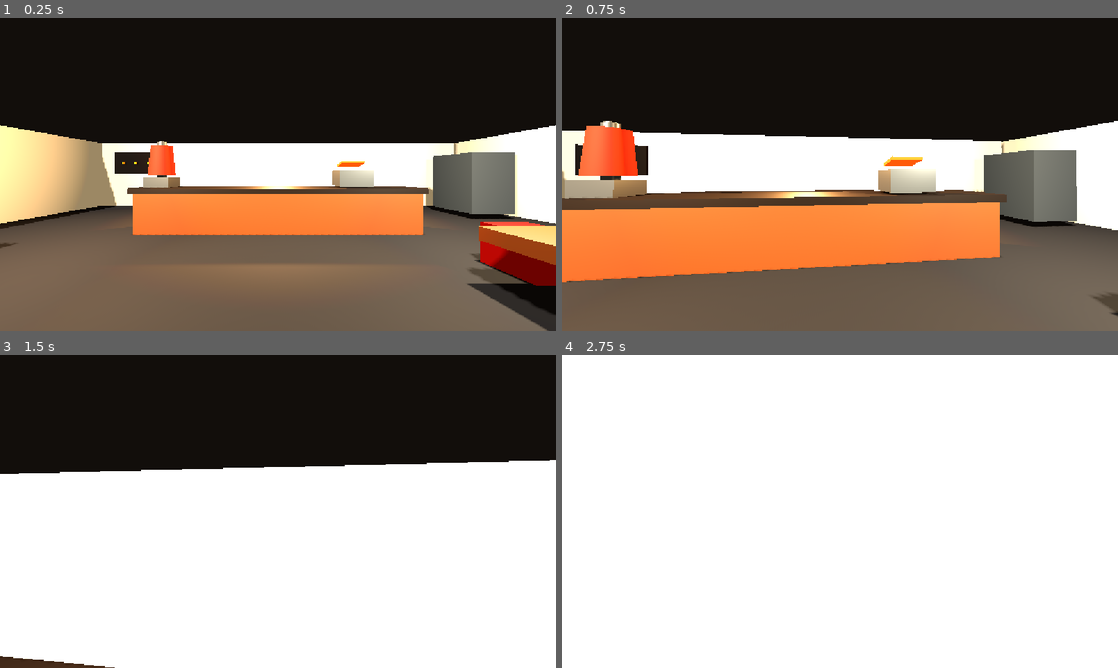
Above: before the commit, frames 1-4 (two rows, left to right).
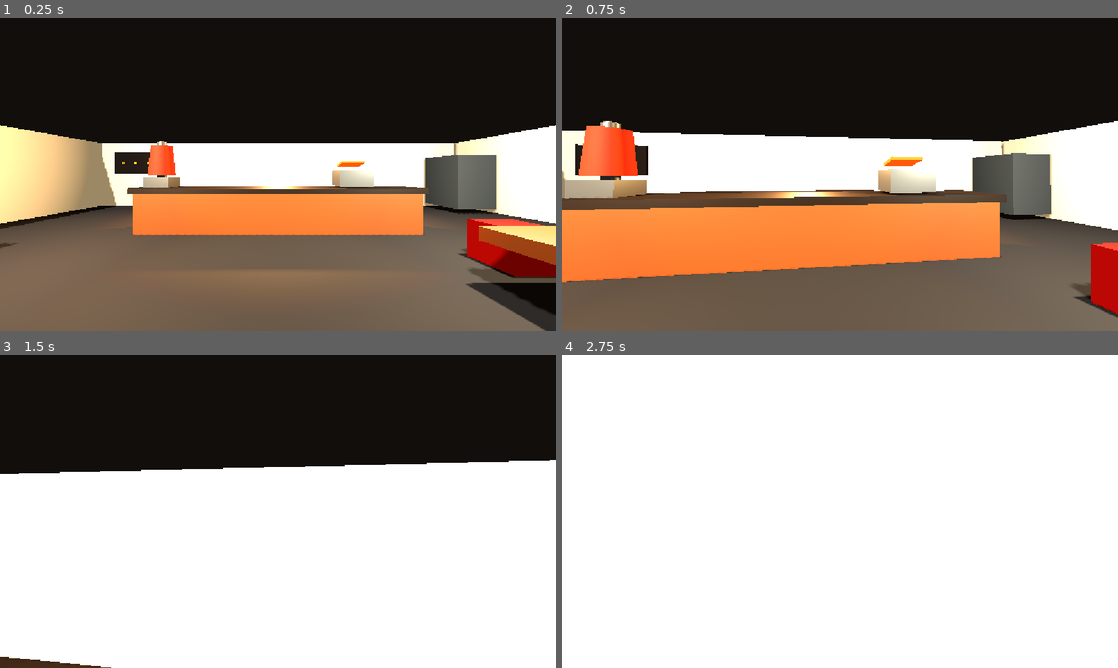
Above: after the commit, the same moments.

Repository: leon-beyleroglu/kebabcity
Game: Godot game, scene res://kebab_shop.tscn
Two runs of this game, one before a commit and one after it. Both use one fixed random seed, a clock stepped at 60 frames per second and the inputs below.
Inputs (mouse positions are in pixels of both pictures, inside the frame that each line leads up to):
- Up to frame 1 (0.25 s): no input
- Up to frame 2 (0.75 s): tap Enter at 0.5 s; move the mouse to (867, 174) at 0.52 s; hold W (move_forward) from 0.53 s (still down); hold Shift (sprint) from 0.53 s (still down); click (867, 174) at 0.67 s
- Up to frame 3 (1.5 s): keep holding W (move_forward); tap Space (jump) at 0.77 s; move the mouse to (250, 511) at 1.27 s; release Shift (sprint) at 1.28 s; tap Shift (sprint) at 1.35 s
- Up to frame 4 (2.75 s): keep holding W (move_forward); tap Space (jump) at 1.52, 2 s; move the mouse to (851, 505) at 2.02 s; hold Shift (sprint) from 2.03 s (still down)

The runs differ from the first frame. In frame 1, 2.4% of the frame differs, in the area x 29-100%, y 39-100%; in frame 2, 3.7%, in the area x 9-100%, y 33-96%; in frame 3, less than 0.1%; in frame 4, nothing differs.

Commit message:
innenraum fix

Diff:
--- a/kebab_shop.tscn
+++ b/kebab_shop.tscn
@@ -92,6 +92,9 @@
 transparency = 1
 albedo_color = Color(0.18, 0.48, 0.62, 0.22)
 roughness = 0.15
+
+[sub_resource type="StandardMaterial3D" id="StandardMaterial3D_hsot5"]
+albedo_color = Color(0.6627451, 0.61960787, 0.54509807, 1)
 
 [sub_resource type="StandardMaterial3D" id="MatRed"]
 albedo_color = Color(0.55, 0.06, 0.035, 1)
@@ -204,7 +207,12 @@
 mesh = SubResource("BoxSmall")
 
 [node name="KitchenBackShelf" type="MeshInstance3D" parent="." unique_id=1005955309]
-transform = Transform3D(7, 0, 0, 0, 0.25, 0, 0, 0, 0.35, -0.91877294, 0.9611652, -5.5760846)
+transform = Transform3D(7, 0, 0, 0, 0.25, 0, 0, 0, 1.15, -0.91877294, 0.9611652, -5.170214)
+material_override = SubResource("StandardMaterial3D_t8aj2")
+mesh = SubResource("BoxSmall")
+
+[node name="KitchenBackShelf2" type="MeshInstance3D" parent="." unique_id=1157267575]
+transform = Transform3D(6, 0, 0, 0, 1, 0, 0, 0, 1, -0.91877294, 0.54147387, -5.170214)
 material_override = SubResource("StandardMaterial3D_t8aj2")
 mesh = SubResource("BoxSmall")
 
@@ -240,12 +248,12 @@
 transform = Transform3D(1, 0, 0, 0, 1, 0, 0, 0, 1, 7.5, 1.35, -3.8)
 
 [node name="Mesh" type="MeshInstance3D" parent="Fridge" unique_id=507782226]
-transform = Transform3D(1.5, 0, 0, 0, 2.7, 0, 0, 0, 1.8, 0, 0, 0)
+transform = Transform3D(1.5, 0, 0, 0, 2.7, 0, 0, 0, 1.8, 0.36563778, 0, -0.97055507)
 material_override = SubResource("MatMetal")
 mesh = SubResource("BoxSmall")
 
 [node name="Collision" type="CollisionShape3D" parent="Fridge" unique_id=1448463917]
-transform = Transform3D(1.5, 0, 0, 0, 2.7, 0, 0, 0, 1.8, 0, 0, 0)
+transform = Transform3D(1.5, 0, 0, 0, 2.7, 0, 0, 0, 1.8, 0.35536575, 0, -0.9695904)
 shape = SubResource("ShapeSmall")
 
 [node name="WindowLeft" type="MeshInstance3D" parent="." unique_id=1551778343]
@@ -258,9 +266,9 @@
 material_override = SubResource("MatGlass")
 mesh = SubResource("BoxSmall")
 
-[node name="Sign" type="MeshInstance3D" parent="." unique_id=1983536484]
-transform = Transform3D(2.7, 0, 0, 0, 0.55, 0, 0, 0, 0.15, 0, 2.65, 5.72)
-material_override = SubResource("MatSign")
+[node name="eingang oben" type="MeshInstance3D" parent="." unique_id=1983536484]
+transform = Transform3D(2.7, 0, 0, 0, 0.55, 0, 0, 0, 0.25, 0, 2.9801617, 5.876078)
+material_override = SubResource("StandardMaterial3D_hsot5")
 mesh = SubResource("BoxSmall")
 
 [node name="Table1" type="StaticBody3D" parent="." unique_id=817401843]
@@ -272,7 +280,7 @@
 mesh = SubResource("BoxSmall")
 
 [node name="Collision" type="CollisionShape3D" parent="Table1" unique_id=1909829891]
-transform = Transform3D(2.2, 0, 0, 0, 0.25, 0, 0, 0, 1.4, -2.395092, 0, 0.45026731)
+transform = Transform3D(2.2, 0, 0, 0, 0.25, 0, 0, 0, 1.4, -2.395092, 0, 0.48070765)
 shape = SubResource("ShapeSmall")
 
 [node name="Table2" type="StaticBody3D" parent="." unique_id=858128262]
@@ -298,31 +306,31 @@
 mesh = SubResource("BoxSmall")
 
 [node name="Chair2" type="MeshInstance3D" parent="." unique_id=1439333001]
-transform = Transform3D(0.8, 0, 0, 0, 0.9, 0, 0, 0, 0.8, 4, 0.45, 0.9656968)
+transform = Transform3D(0.8, 0, 0, 0, 0.9, 0, 0, 0, 0.8, 4, 0.45, 0.7155018)
 material_override = SubResource("MatRed")
 mesh = SubResource("BoxSmall")
 
 [node name="Chair4" type="MeshInstance3D" parent="." unique_id=1044669613]
-transform = Transform3D(0.8, 0, 0, 0, 0.9, 0, 0, 0, 0.8, 4, 0.45, 3.2070713)
+transform = Transform3D(0.8, 0, 0, 0, 0.9, 0, 0, 0, 0.8, 4, 0.45, 3.2978742)
 material_override = SubResource("MatRed")
 mesh = SubResource("BoxSmall")
 
 [node name="CeilingLight1" type="OmniLight3D" parent="." unique_id=1822949857]
-transform = Transform3D(1, 0, 0, 0, 1, 0, 0, 0, 1, -4, 2.9, 1)
+transform = Transform3D(1, 0, 0, 0, 1, 0, 0, 0, 1, -4, 2.6955612, 1)
 light_color = Color(1, 0.82, 0.62, 1)
 light_energy = 5.0
 shadow_enabled = true
 omni_range = 8.0
 
 [node name="CeilingLight2" type="OmniLight3D" parent="." unique_id=103323658]
-transform = Transform3D(1, 0, 0, 0, 1, 0, 0, 0, 1, 4, 2.9, 1)
+transform = Transform3D(1, 0, 0, 0, 1, 0, 0, 0, 1, 4, 2.6955612, 1)
 light_color = Color(1, 0.92, 0.78, 1)
 light_energy = 5.0
 shadow_enabled = true
 omni_range = 8.0
 
 [node name="KitchenLight" type="OmniLight3D" parent="." unique_id=363872540]
-transform = Transform3D(1, 0, 0, 0, 1, 0, 0, 0, 1, 0, 2.8, -4.2)
+transform = Transform3D(1, 0, 0, 0, 1, 0, 0, 0, 1, 0, 2.595561, -4.2)
 light_color = Color(1, 0.7, 0.42, 1)
 light_energy = 6.0
 shadow_enabled = true
